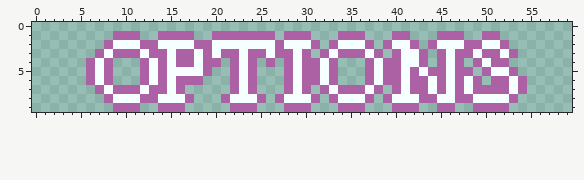
File history of a pixel-art file, sprites/label-options.aseprite. That is the earlier state.
60x10 pixels, 1 frame.
The same view after the edit:
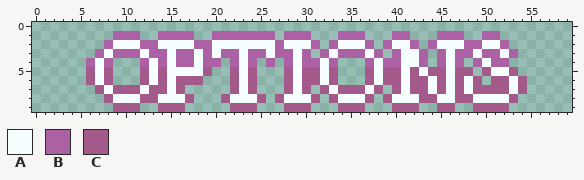
Palette (. is transparent): A #f6ffff  B #ac61a4  C #a4598b
The edit:
Changed rows in their new state; - is an unchanged pixel.
first column x 6:
 5 C-C---C-C----C--C-C---C-CC-C---C-CC-C-CC-CC-C--C-
 6 C-C---C-C-CCC---C-C---C-CC-C---C-CC-CC-C-C-C-CC-C
 7 -C-CCC-CC-C-----C-C---C-C-C-CCC-C-C-CC-C-C-CCCC-C
 8 --C---CC---C---C---C-C---C-C---C-C---CC--CC----C-
 9 ---CCC--CCC-----CCC---CCC---CCC---CCC--CC--CCCC--
